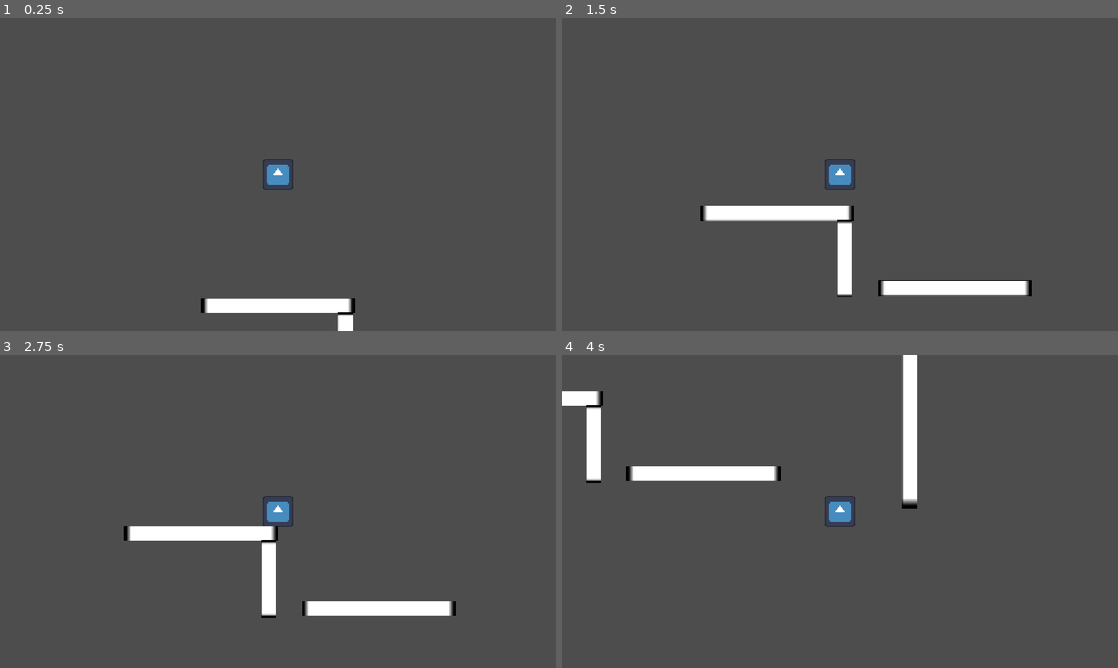
Above: before the commit, frames 1-4 (two rows, left to right).
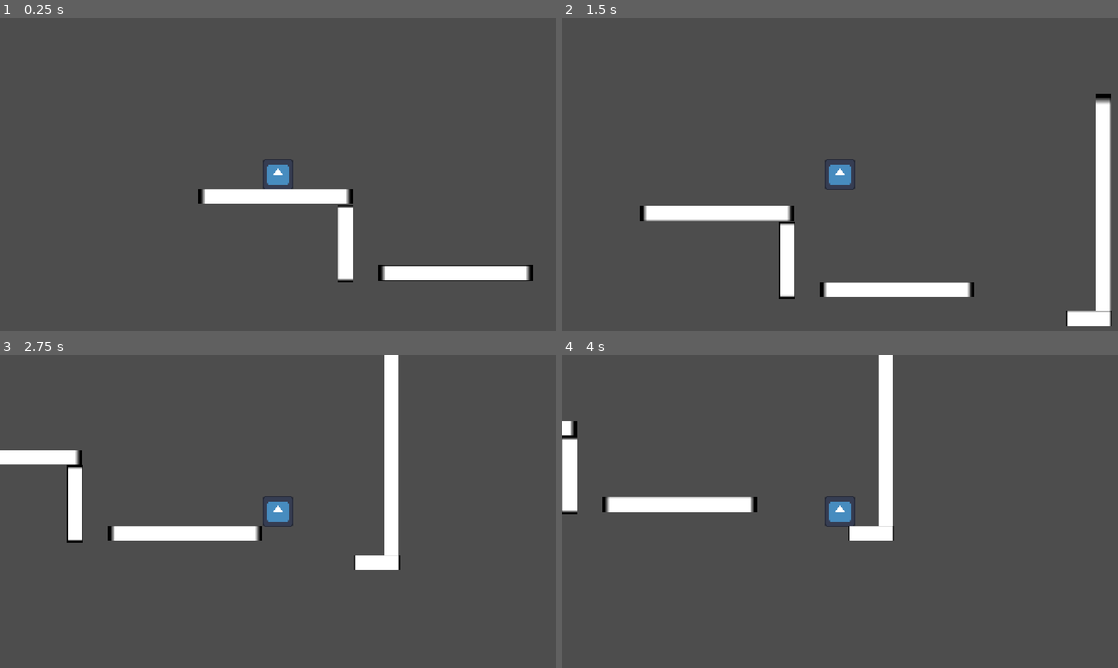
Above: after the commit, the same moments.

Repository: Beun10/Platformer-HEAJ
Game: Godot game, scene res://Scenes/root.tscn
Same seed, same stepped clock (60 frames per second), same inputs: the game is played once before the commit and once after it. The engine's default icon, where the game draws it, is replaced by a stand-in: a white triangle on a blue panel in a dark square.
Inputs:
- Up to frame 1 (0.25 s): no input
- Up to frame 2 (1.5 s): hold Right (move_right) 0.53-1.28 s; tap Up (jump) at 0.77 s; hold Left (move_left) from 1.28 s (still down)
- Up to frame 3 (2.75 s): tap Up (jump) at 1.52 s; release Left (move_left) at 2.03 s; hold Right (move_right) from 2.03 s (still down)
- Up to frame 4 (4 s): tap Up (jump) at 3.02, 3.77 s; release Right (move_right) at 3.53 s; hold Left (move_left) from 3.53 s (still down)

The runs differ from the first frame. In frame 1, 4.8% of the frame differs, in the area x 35-96%, y 54-100%; in frame 2, 5.9%; in frame 3, 5.7%; in frame 4, 7.6%, in the area x 0-64%, y 0-60%.

Commit message:
[PLAYER] Fixed climbing
Climbing should work correctly now. Also added a small platform for testing

Diff:
--- a/Quadri 1 Heaj/Scenes/platform.tscn
+++ b/Quadri 1 Heaj/Scenes/platform.tscn
@@ -4,7 +4,7 @@
 
 [sub_resource type="RectangleShape2D" id="RectangleShape2D_s1fef"]
 
-[node name="Platform" type="StaticBody2D" unique_id=914571807]
+[node name="Platform" type="StaticBody2D" unique_id=914571807 groups=["Surface"]]
 collision_layer = 255
 collision_mask = 255
 metadata/_edit_group_ = true
@@ -12,6 +12,6 @@
 [node name="Sprite2D" type="Sprite2D" parent="." unique_id=316044725]
 texture = ExtResource("1_1rc8e")
 
-[node name="CollisionShape2D" type="CollisionShape2D" parent="." unique_id=1343300213]
+[node name="CollisionShape2D" type="CollisionShape2D" parent="." unique_id=1343300213 groups=["Surface"]]
 scale = Vector2(1.6, 1.6)
 shape = SubResource("RectangleShape2D_s1fef")
--- a/Quadri 1 Heaj/Scenes/player.tscn
+++ b/Quadri 1 Heaj/Scenes/player.tscn
@@ -25,10 +25,13 @@
 [node name="Camera2D" type="Camera2D" parent="." unique_id=950461095]
 
 [node name="Area2D" type="Area2D" parent="." unique_id=1175354800]
+scale = Vector2(1.1, 1.1)
 
 [node name="CollisionShape2D" type="CollisionShape2D" parent="Area2D" unique_id=735842075]
 scale = Vector2(3, 3)
 shape = SubResource("RectangleShape2D_khhxn")
 
+[connection signal="area_entered" from="Area2D" to="." method="_on_area_2d_area_entered"]
+[connection signal="area_exited" from="Area2D" to="." method="_on_area_2d_area_exited"]
 [connection signal="body_entered" from="Area2D" to="." method="_on_area_2d_body_entered"]
 [connection signal="body_exited" from="Area2D" to="." method="_on_area_2d_body_exited"]
--- a/Quadri 1 Heaj/Scenes/root.tscn
+++ b/Quadri 1 Heaj/Scenes/root.tscn
@@ -6,12 +6,12 @@
 [node name="Root" type="Node" unique_id=1517324216]
 
 [node name="Player" parent="." unique_id=765259190 instance=ExtResource("1_8pvmw")]
-position = Vector2(540, 100)
+position = Vector2(540, 350)
 
 [node name="Platforms" type="Node" parent="." unique_id=1391846845]
 
 [node name="Platform" parent="Platforms" unique_id=791628006 instance=ExtResource("2_vnucn")]
-position = Vector2(540, 400)
+position = Vector2(535, 397)
 scale = Vector2(10, 1)
 
 [node name="Platform2" parent="Platforms" unique_id=914571807 instance=ExtResource("2_vnucn")]
@@ -25,3 +25,7 @@
 [node name="Platform4" parent="Platforms" unique_id=1728771244 instance=ExtResource("2_vnucn")]
 position = Vector2(1335, 389)
 scale = Vector2(1, 15)
+
+[node name="Platform5" parent="Platforms" unique_id=1103627718 instance=ExtResource("2_vnucn")]
+position = Vector2(1305, 615)
+scale = Vector2(3, 1)
--- a/Quadri 1 Heaj/Scripts/player.gd
+++ b/Quadri 1 Heaj/Scripts/player.gd
@@ -3,15 +3,23 @@
 @export var speed:float
 @export var jump_strength:float
 var can_climb:bool
+var start_position:Vector2
+@onready var area_2d: Area2D = $Area2D
+var dead:bool
 
 func _ready() -> void:
 	lock_rotation = true
+	start_position = position
 
 
 # Called every frame. 'delta' is the elapsed time since the previous frame.
 func _process(delta: float) -> void:
 	var velocity = Vector2.ZERO
-	if linear_velocity.y == 0 || can_climb:
+	can_climb = false
+	for body in area_2d.get_overlapping_bodies():
+		if body.get_groups().has("Surface"):
+			can_climb = true
+	if (linear_velocity.y == 0 || can_climb) && not dead:
 		if Input.is_action_pressed("move_right"):
 			velocity.x = speed
 		if Input.is_action_pressed("move_left"):
@@ -24,7 +32,3 @@
 
 func _on_area_2d_body_entered(body: Node2D) -> void:
 	can_climb = true
-
-
-func _on_area_2d_body_exited(body: Node2D) -> void:
-	can_climb = false
--- a/Quadri 1 Heaj/project.godot
+++ b/Quadri 1 Heaj/project.godot
@@ -19,6 +19,10 @@
 
 window/stretch/mode="canvas_items"
 window/stretch/aspect="expand"
+
+[global_group]
+
+Surface=""
 
 [input]
 
Not shown, added: Quadri 1 Heaj/Scenes/player.tscn1591136308.tmp
Not shown, added: Quadri 1 Heaj/Scenes/player.tscn1613650411.tmp
